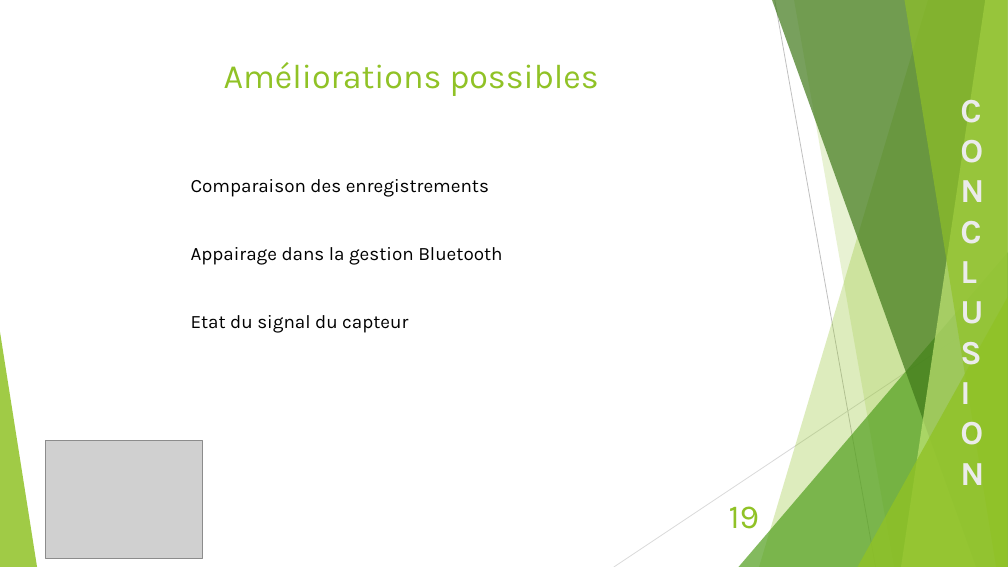
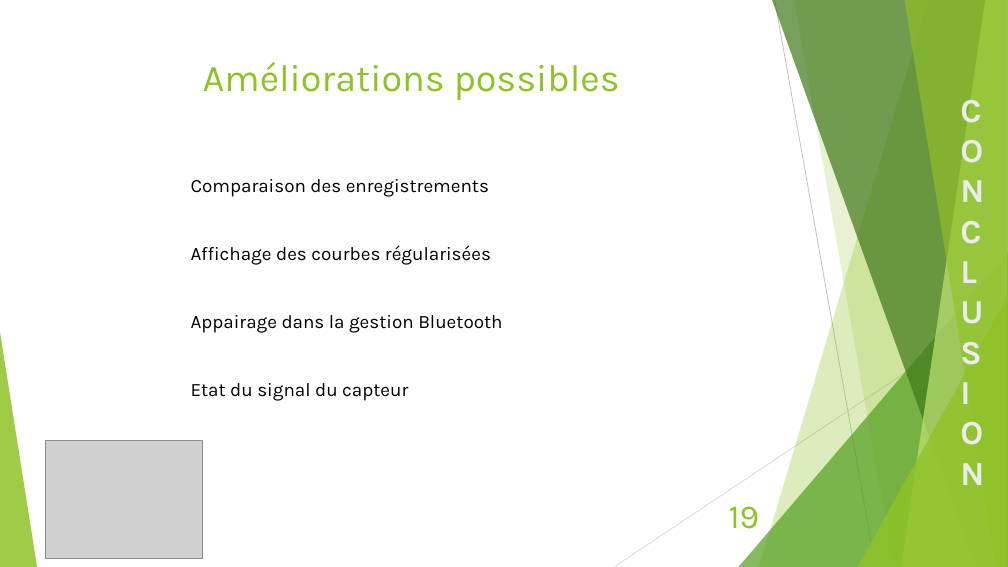
Before and after one commit to DOMEYD/Brainwave, a slide deck: slide 19 of RapportProjet/Projet Brainwaves.pptx. Drawn at 1008x567 pixels with LibreOffice and Linux fonts; fonts in the diff are those of the drawing; grey boxes stand for pictures. Boxes give left, top, right and bottom in pixels: in the first picture for what was removed or moved away, otherwise in the second. Text is boxed around its words. In the diff, an @@ line names an element or a change of style, - is before the commit and + after.

```diff
--- a/RapportProjet/Projet Brainwaves.pptx
+++ b/RapportProjet/Projet Brainwaves.pptx
@@ title "Améliorations possibles" at <box>203,62,620,100</box>: size 32.4 to 36 pt @@
@@ text at <box>191,245,491,265</box>: paragraph added @@
+Affichage des courbes régularisées
```
Also in this commit, not shown: 13 other slides changed.
